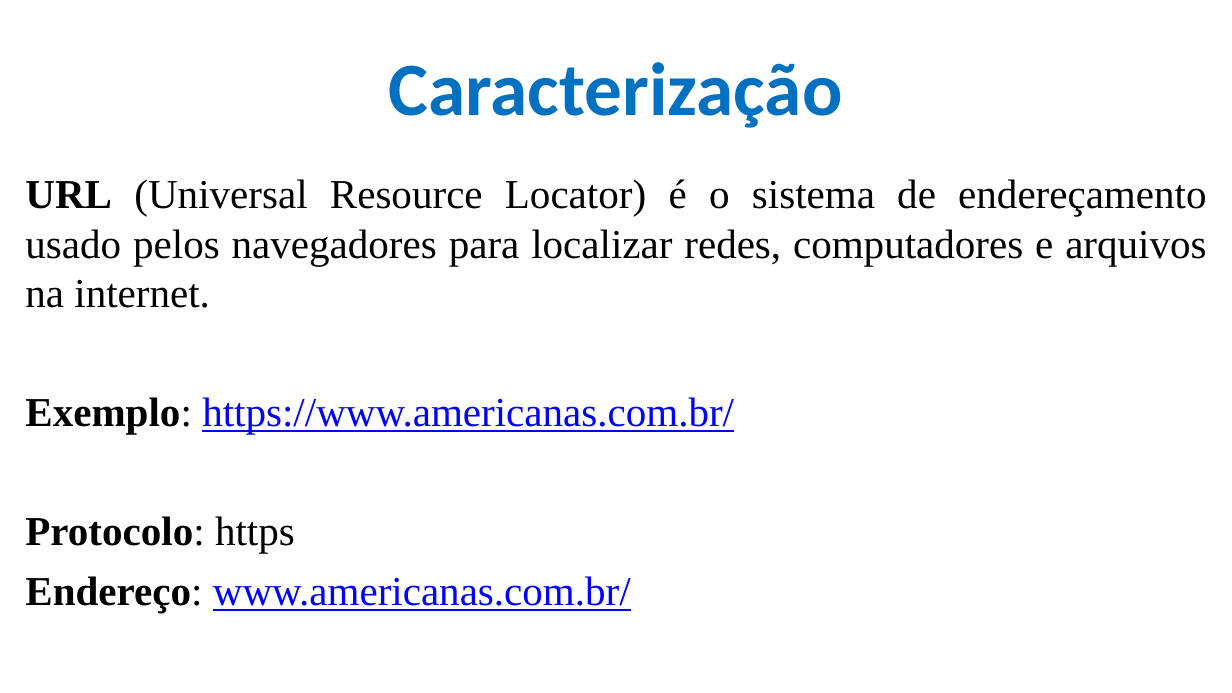
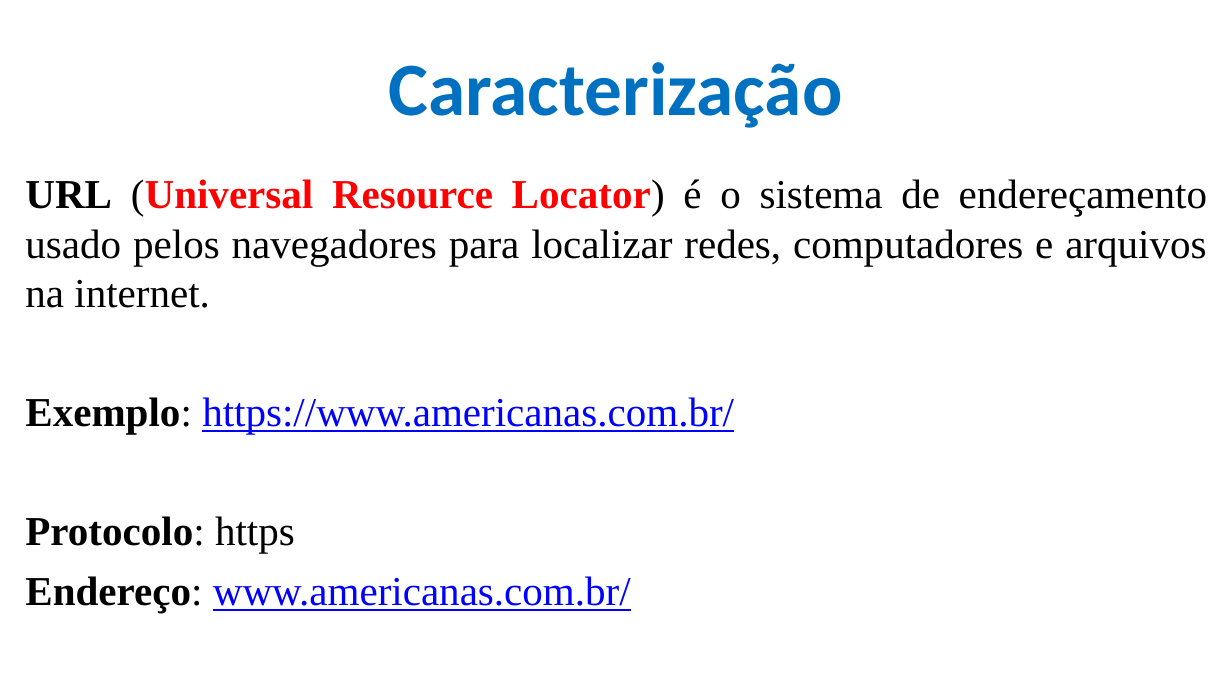
Before and after one commit to CloudEducationBrazil/WydenDesenvolvimentoWebPHP, a slide deck: slide 12 of 01 Classes/Aula 02 Desenvolvimento Web PHP - HTML.pptx (slide 17 before the commit). Drawn at 1232x693 pixels with LibreOffice and Linux fonts; fonts in the diff are those of the drawing; background and template pictures are left out. Boxes give left, top, right and bottom in pixels: in the first picture for what was removed or moved away, otherwise in the second. Text is boxed around its words. In the diff, an @@ line names an element or a change of style, - is before the commit and + after.

```diff
--- a/01 Classes/Aula 02 Desenvolvimento Web PHP - HTML.pptx
+++ b/01 Classes/Aula 02 Desenvolvimento Web PHP - HTML.pptx
@@ text at (x1=25, y1=179, x2=1207, y2=308): text colour #000000 to #FF0000, bold on in "(Universal Resource Locator)" @@
```
Also in this commit, not shown: 12 other slides changed, 6 slides removed, 1 other file.
